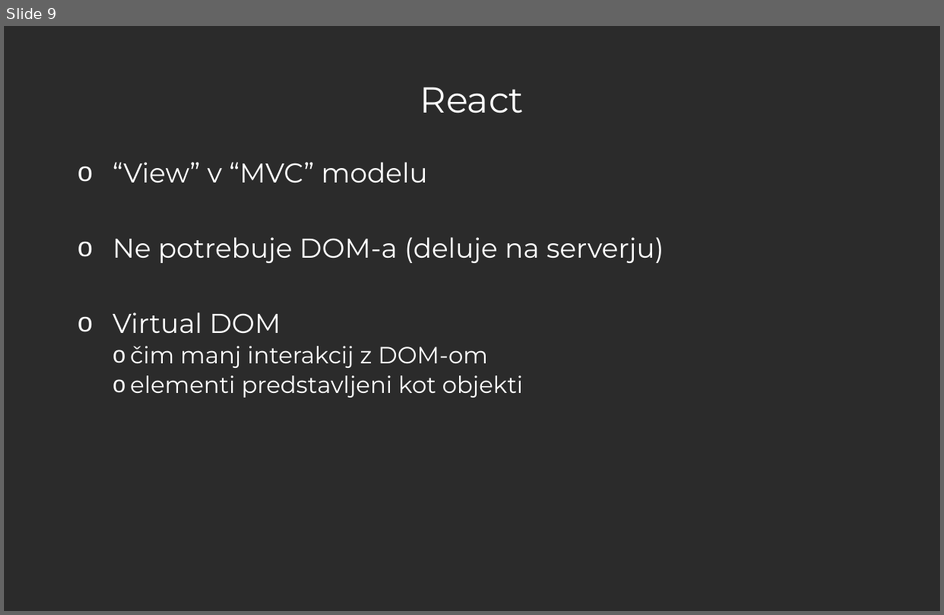
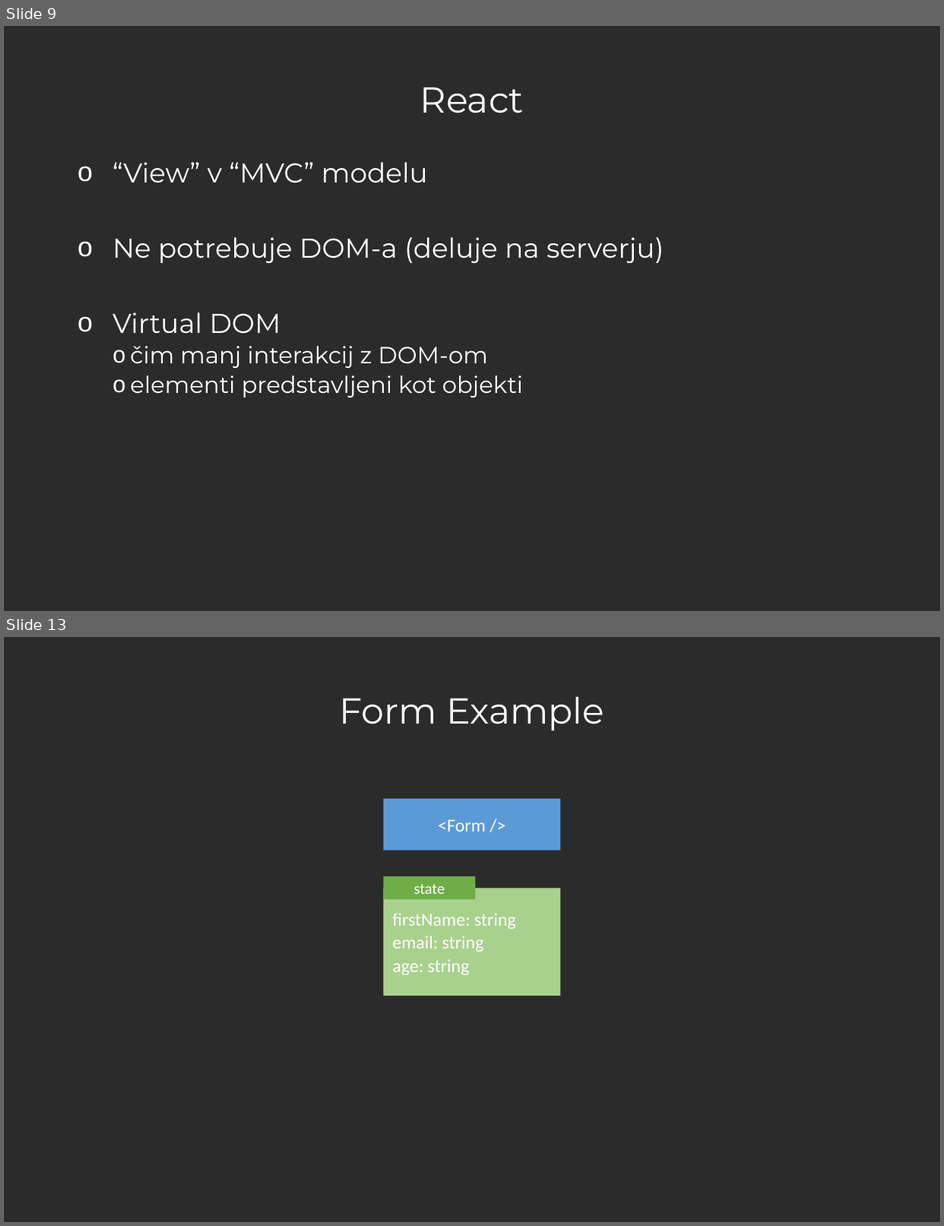
Before and after one commit to urbancvek/react-workshop, a slide deck: Let's React - Workshop.pptx. Shown one above the other, each under a label of ours: slide 9 before the commit, slides 9 and 13 after it; the slides between them are not shown. The pictures are 944x615 and 944x1226 pixels, drawn with LibreOffice and Linux fonts; fonts in the diff are those of the drawing; background and template pictures are left out; a plain dark background stands for a picture behind light text. Boxes give left, top, right and bottom in pixels: in the first picture for what was removed or moved away, otherwise in the second. Text is boxed around its words. In the diff, an @@ line names an element or a change of style, - is before the commit and + after.

Commit message:
Add slides for examples

```diff
--- a/Let's React - Workshop.pptx
+++ b/Let's React - Workshop.pptx
@@ slide 13 added at [4,637,940,1222], background picture (left out) @@
@@ title added at [340,696,604,731], 28 pt, text #FFFFFF @@
+Form Example
@@ rectangle added at [384,799,561,851], fill #5B9BD5, 14.2 pt, text #FFFFFF @@
+<Form />
@@ rectangle added at [384,876,476,900], fill #70AD47, 12 pt, text #FFFFFF @@
+state
@@ rectangle added at [384,888,561,996], fill #A9D18E, 14.2 pt, text #FFFFFF @@
+firstName: string
+email: string
+age: string
```
Also in this commit, not shown: 1 slide changed, 6 other slides added.
